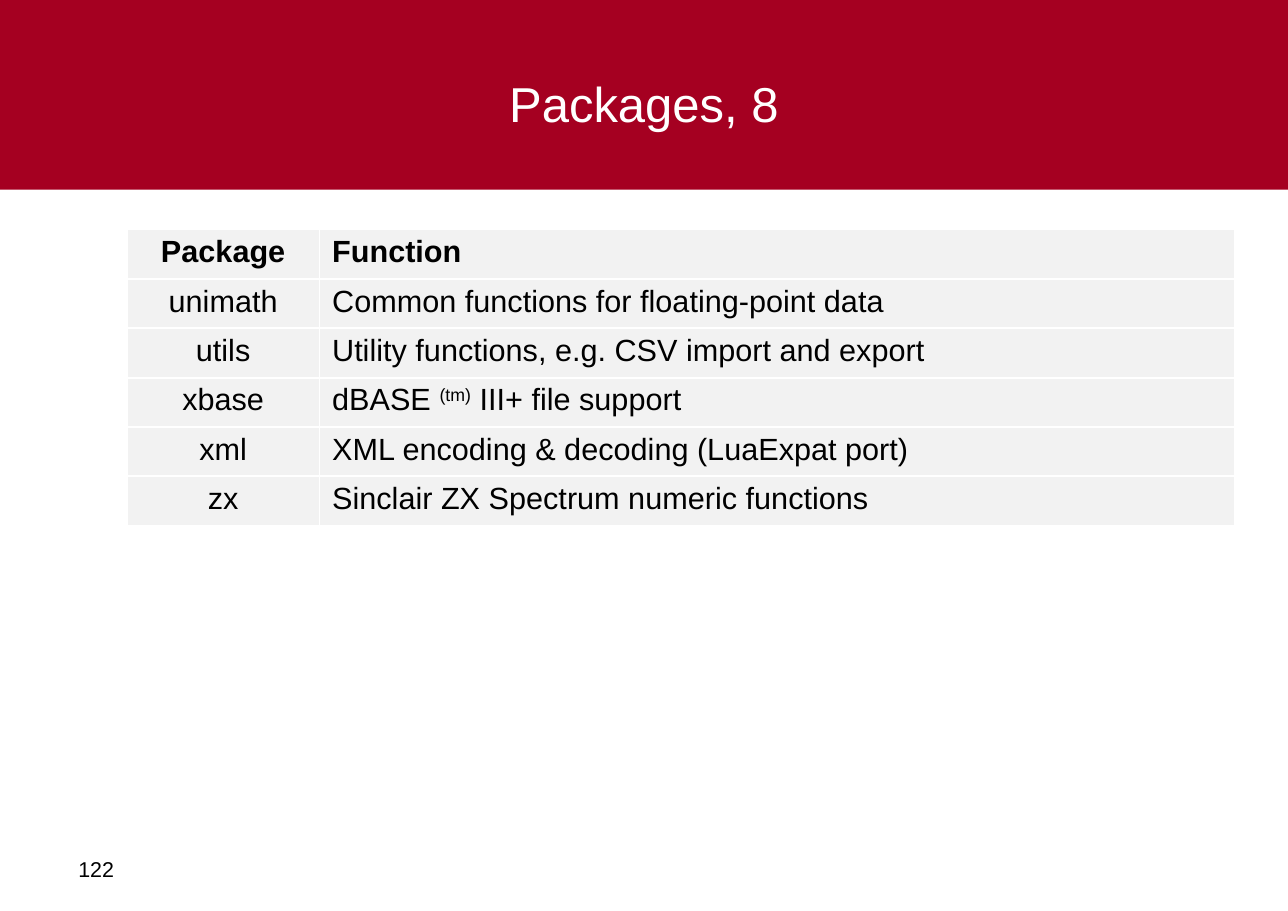
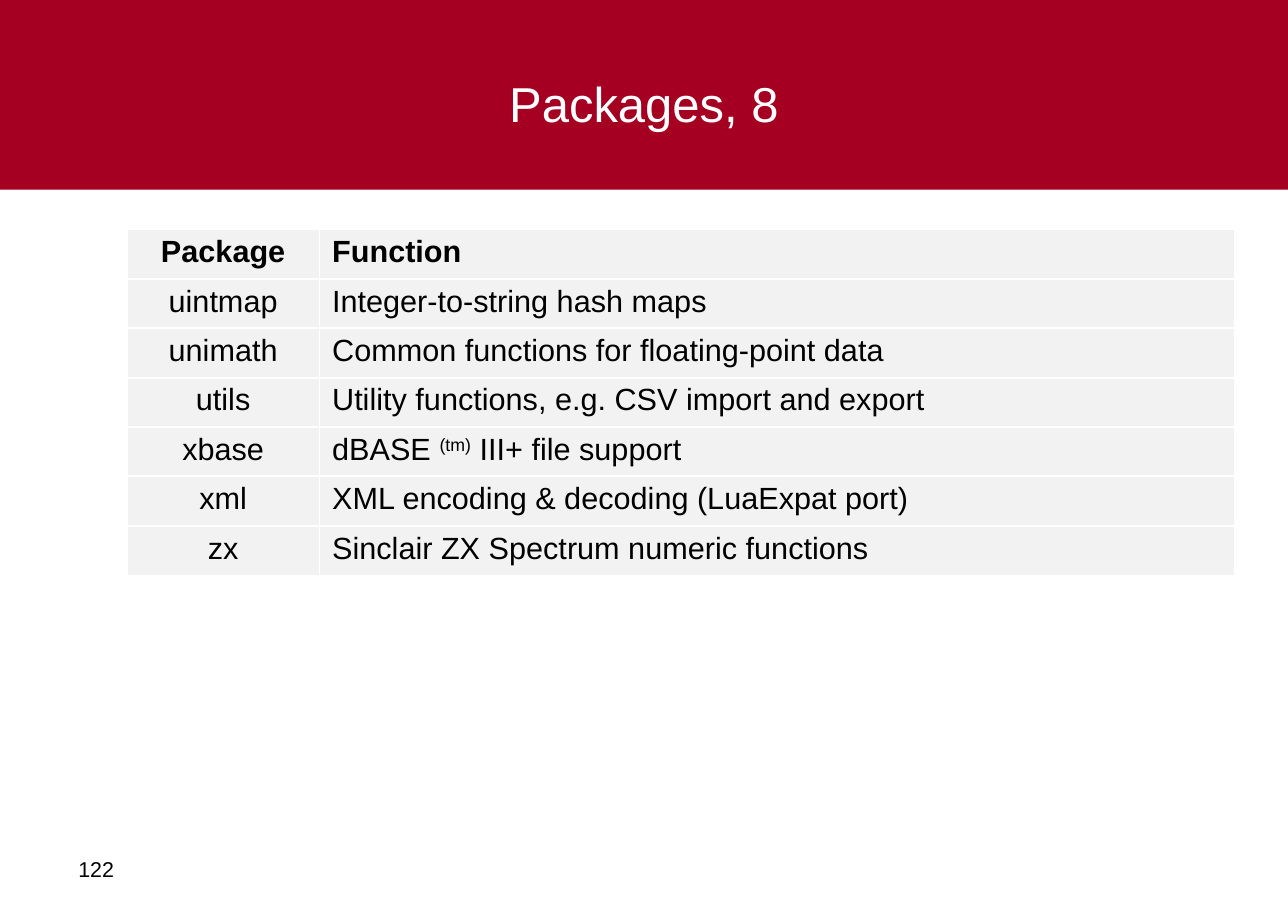
Before and after one commit to al-agena/Agena, a slide deck: slide 122 of doc/agena-crashcourse.ppt. Drawn at 1288x911 pixels with LibreOffice and Linux fonts; fonts in the diff are those of the drawing; background and template pictures are left out. Boxes give left, top, right and bottom in pixels: in the first picture for what was removed or moved away, otherwise in the second. Text is boxed around its words. In the diff, an @@ line names an element or a change of style, - is before the commit and + after.

```diff
--- a/doc/agena-crashcourse.ppt
+++ b/doc/agena-crashcourse.ppt
@@ table at box(127, 229, 1234, 573) @@
+row 2: uintmap | Integer-to-string hash maps
```
Also in this commit, not shown: 7 other slides changed, 6 other files.
